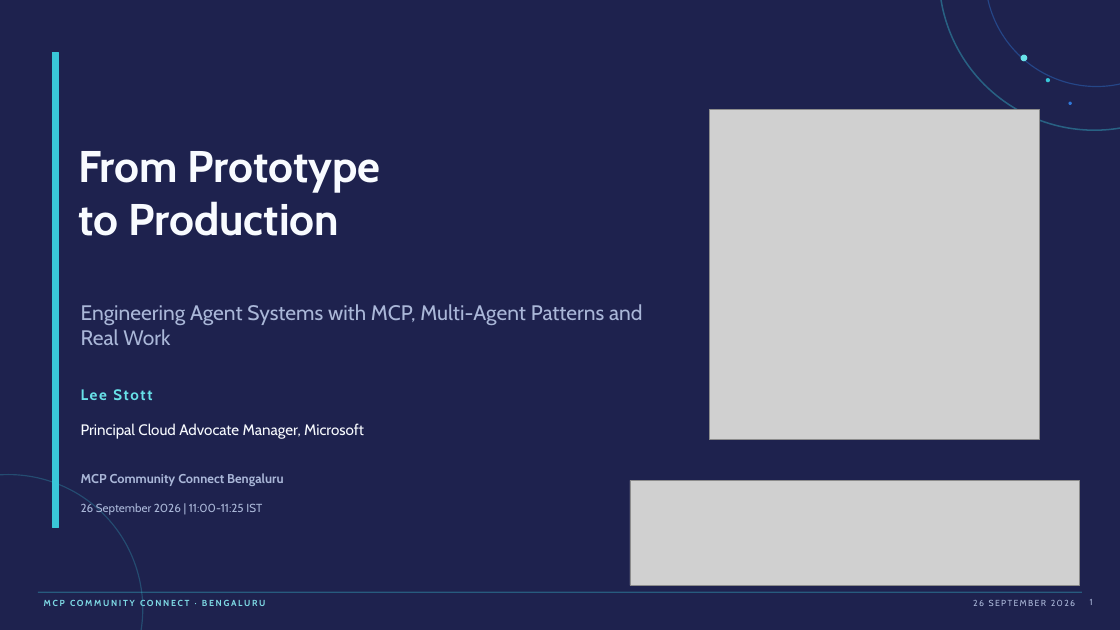
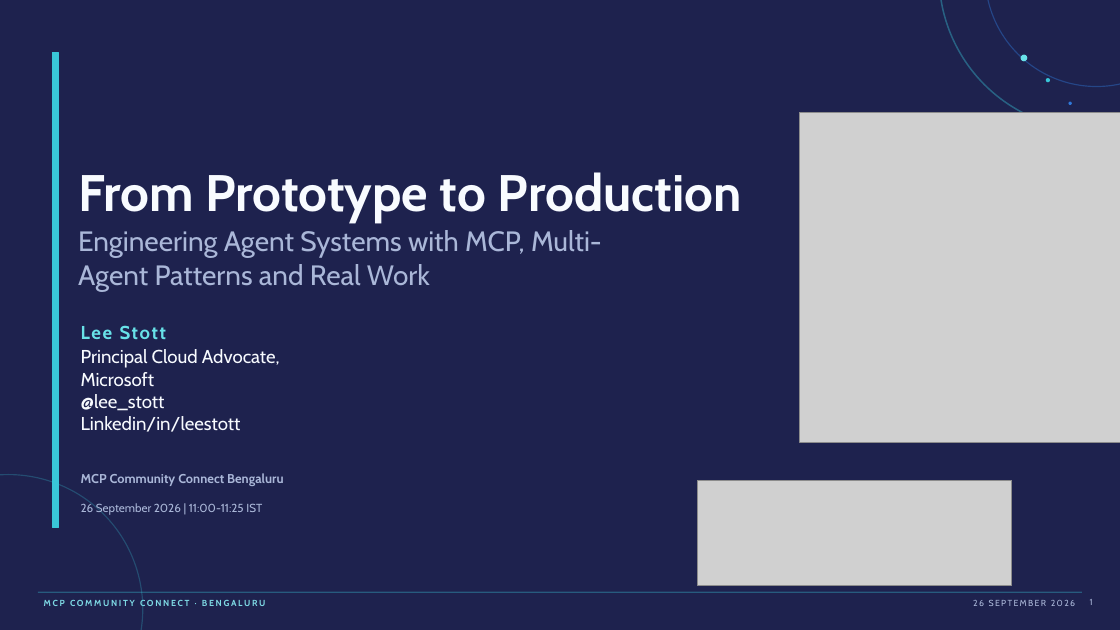
Before and after one commit to leestott/mcp-connect, a slide deck: slide 1 of caldova-recall-control/presentation/MCP_Community_Connect_Bengaluru_Final_Branded.pptx. Drawn at 1120x630 pixels with LibreOffice and Linux fonts; fonts in the diff are those of the drawing; grey boxes stand for pictures. Boxes give left, top, right and bottom in pixels: in the first picture for what was removed or moved away, otherwise in the second. Text is boxed around its words. In the diff, an @@ line names an element or a change of style, - is before the commit and + after.

```diff
--- a/caldova-recall-control/presentation/MCP_Community_Connect_Bengaluru_Final_Branded.pptx
+++ b/caldova-recall-control/presentation/MCP_Community_Connect_Bengaluru_Final_Branded.pptx
@@ picture: place and size @@
-picture at (710, 110, 1040, 440)
+picture at (800, 113, 1120, 443)
@@ text at (78, 172, 742, 222): text changed; size 38 to 44 pt @@
-From Prototype
-to Production
+From Prototype to Production
@@ text "Engineering Agent Systems with MCP, ...": place and size @@
-text "Engineering Agent Systems with MCP, ..." at (81, 304, 642, 345)
+text "Engineering Agent Systems with MCP, ..." at (78, 230, 602, 291)
@@ text "Engineering Agent Systems with MCP, ..." at (78, 230, 602, 291): size 18 to 24 pt @@
@@ text "Lee Stott": place and size @@
-text "Lee Stott" at (81, 382, 308, 408)
+text "Lee Stott" at (81, 325, 167, 340)
@@ text "Lee Stott" at (81, 325, 167, 340): size 13 to 16 pt @@
@@ text at (81, 349, 280, 432): text changed; size 13 to 16 pt @@
-Principal Cloud Advocate Manager, Microsoft
+Principal Cloud Advocate,
+Microsoft
+@lee_stott
+Linkedin/in/leestott
@@ picture: place and size @@
-picture at (630, 481, 1080, 586)
+picture at (697, 481, 1012, 586)
```
Also in this commit, not shown: 8 other slides changed.
